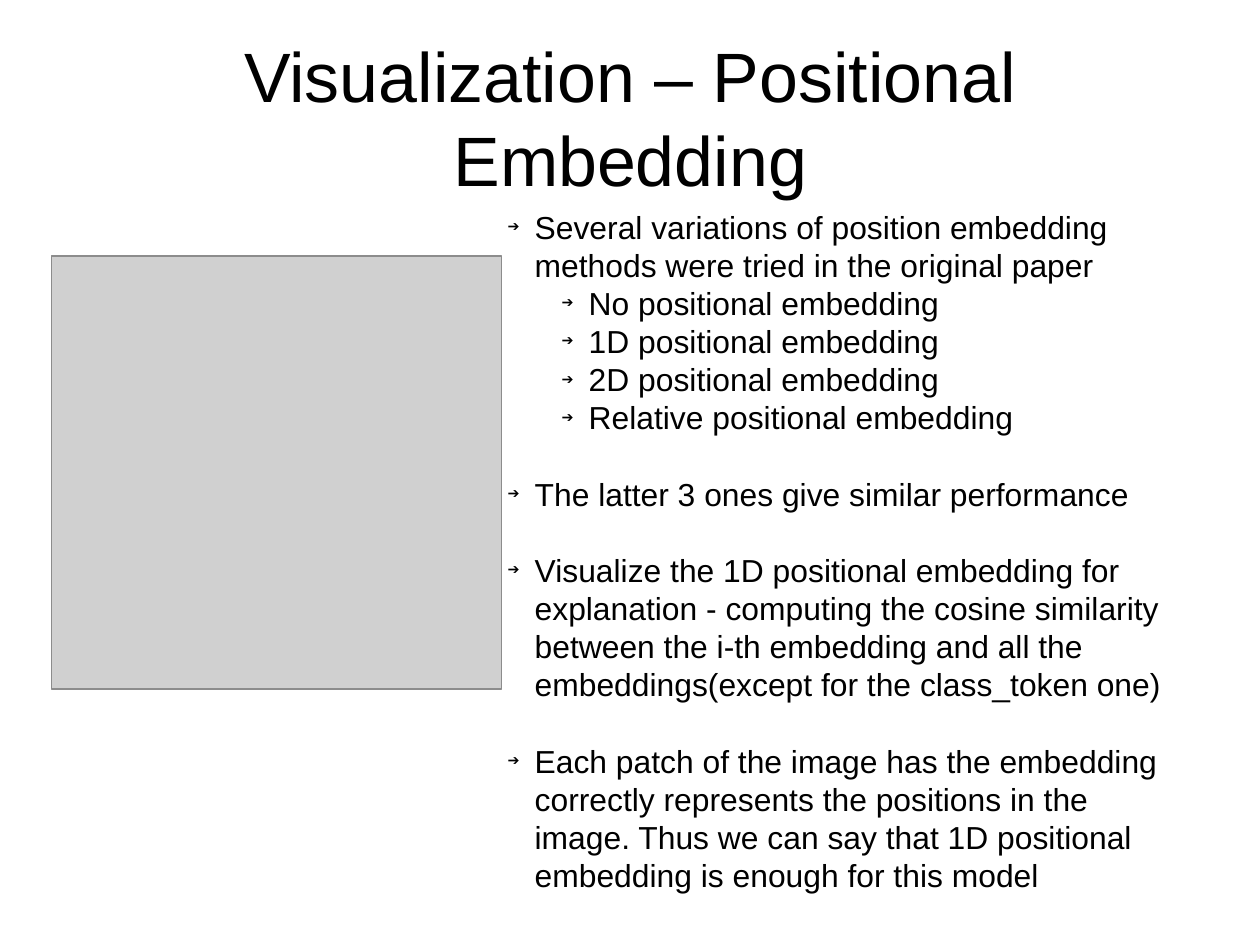
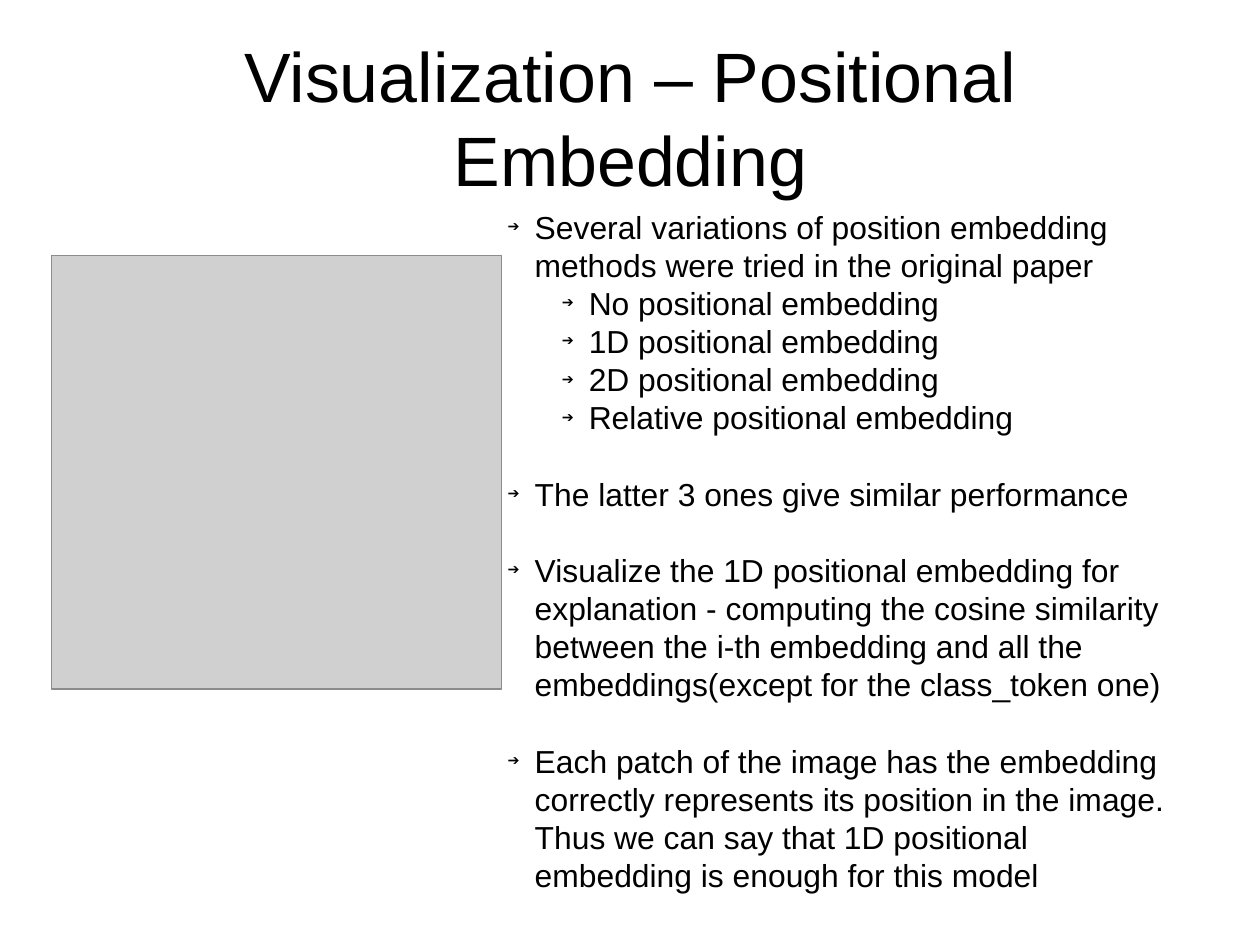
Before and after one commit to runnphoenix/ViT-experiment, a slide deck: slide 8 of report/report.pptx. Drawn at 1260x945 pixels with LibreOffice and Linux fonts; fonts in the diff are those of the drawing; grey boxes stand for pictures; background and template pictures are left out. Boxes give left, top, right and bottom in pixels: in the first picture for what was removed or moved away, otherwise in the second. Text is boxed around its words. In the diff, an @@ line names an element or a change of style, - is before the commit and + after.

```diff
--- a/report/report.pptx
+++ b/report/report.pptx
@@ text at (x1=535, y1=750, x2=1163, y2=893): text changed @@
-➔ Each patch of the image has the embedding correctly represents the positions in the image. Thus we can say that 1D positional embedding is enough for this model
+➔ Each patch of the image has the embedding correctly represents its position in the image. Thus we can say that 1D positional embedding is enough for this model
```
Also in this commit, not shown: 10 other slides changed, 4 other files.
